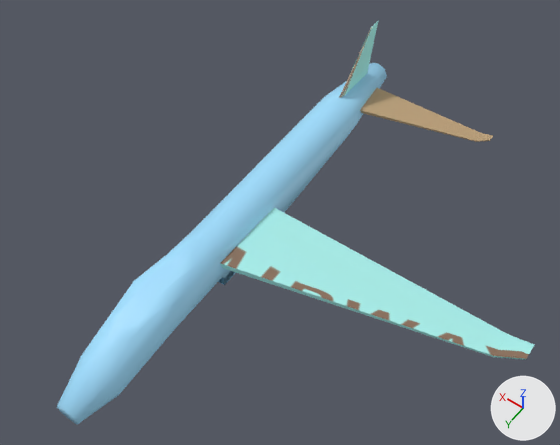
What one commit did to the glTF model images/airwaysv1.gltf.
One viewpoint serves both versions: a 50 mm camera at (-12.3, 9.4, 23.6) aimed at (-1.5, -5.6, 0.0). The axes (+X, +Y, +Z) are drawn at lower right. The lights are the same throughout. Where no turn or scale is listed for an object, it has been applied to the vertices. Vertices at the same position are counted once.
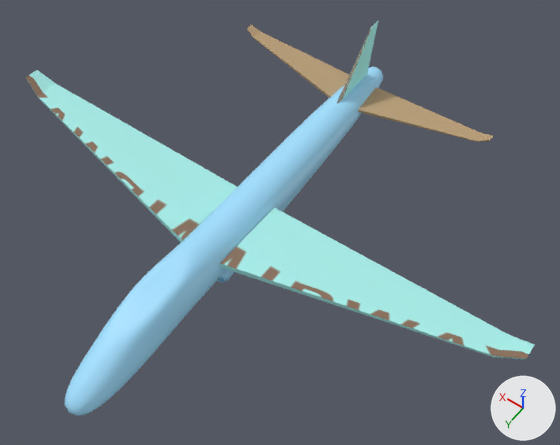
What differs and where, as boxes (x1, y1, x2, y2) in the pictures (560 x 445 px):
'Cube', reshaped (61% wider, 89% taller): before (220, 207, 535, 360); after (26, 70, 535, 360)
'Circle', reshaped: before (57, 63, 387, 425); after (65, 66, 383, 416)
'Cube.001', reshaped (84% wider, 115% taller): before (360, 88, 493, 142); after (247, 25, 493, 142)
part 1 of me_mesh_0, built on: before (57, 63, 387, 425); after (65, 66, 383, 416)
part 3 of me_mesh_1, added (cyan): after (26, 70, 237, 242)
part 4 of me_mesh_2, added (beige): after (247, 25, 349, 98)

Patch to the scene script:
```diff
--- a/images/airwaysv1.gltf.py
+++ b/images/airwaysv1.gltf.py
@@ me_mesh_0 @@
 # used by ob_circle; location = (0.0, 0.0, 0.0)
-me_mesh_0.from_pydata(...)  # 110 vertices, 214 faces; spans x -1.0..1.0, y -15.4..4.6, z -2.0..1.0
+me_mesh_0.from_pydata(...)  # 1710 vertices, 3408 faces; spans x -0.9..0.9, y -15.3..4.5, z -1.9..0.9
+# me_mesh_0 part 1: 1 vertex moved within x -0.7, y -3.1, z -1.4; 89 vertices removed from x -1.0..1.0, y -15.4..4.6, z -2.0..1.0; 1689 vertices added at x -0.9..0.9, y -15.3..4.5, z -1.9..0.9
+# me_mesh_0 part 2: the surface is now shaded flat
 me_mesh_0.materials.append(mat_material)
@@ me_mesh_1 @@
 # used by ob_cube; location = (-4.29, 0.0, 0.0)
-me_mesh_1.from_pydata(...)  # 12 vertices, 24 faces; spans x -7.45..3.4, y -6.07..-2.67, z -0.13..0.86
+me_mesh_1.from_pydata(...)  # 24 vertices, 48 faces; spans x -7.45..16.04, y -6.07..-2.67, z -0.13..0.86
+# me_mesh_1 part 3
+# 12 vertices are added at x 5.19..16.04, y -6.07..-2.67, z -0.13..0.86
+# 24 new faces join them
 me_mesh_1.materials.append(mat_material_002)
@@ me_mesh_2 @@
 # used by ob_cube_001; location = (-2.28, -11.07, 0.0)
-me_mesh_2.from_pydata(...)  # 12 vertices, 24 faces; spans x -3.98..1.82, y -3.25..-1.43, z -0.07..0.46
+me_mesh_2.from_pydata(...)  # 24 vertices, 48 faces; spans x -3.98..8.54, y -3.25..-1.43, z -0.07..0.46
+# me_mesh_2 part 4
+# 12 vertices are added at x 2.74..8.54, y -3.25..-1.43, z -0.07..0.46
+# 24 new faces join them
 me_mesh_2.materials.append(mat_material_003)
```
